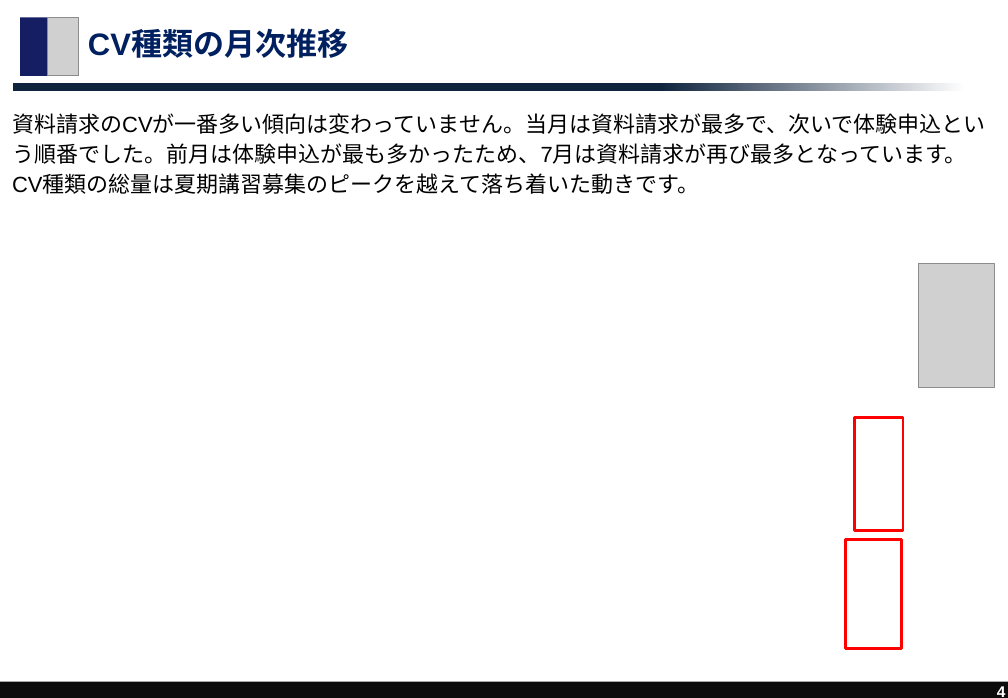
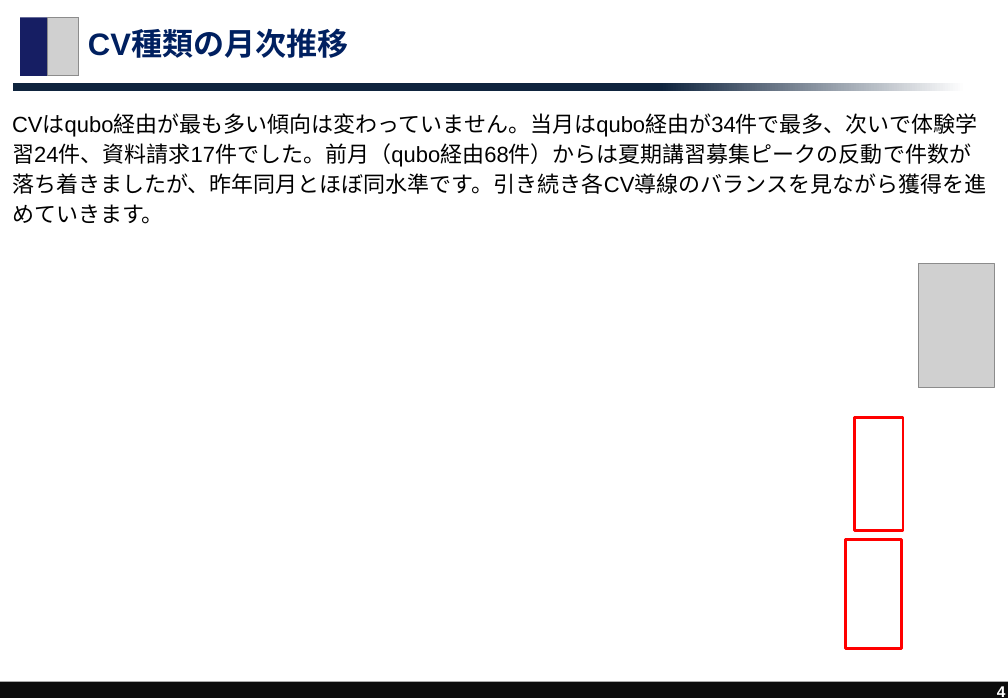
Before and after one commit to spenda-agency/w02chuman_report, a slide deck: slide 4 of A2/2607A2.広報室様_有料広告報告書.pptx. Drawn at 1008x698 pixels with LibreOffice and Linux fonts; fonts in the diff are those of the drawing; grey boxes stand for pictures. Boxes give left, top, right and bottom in pixels: in the first picture for what was removed or moved away, otherwise in the second. Text is boxed around its words. In the diff, an @@ line names an element or a change of style, - is before the commit and + after.

```diff
--- a/A2/2607A2.広報室様_有料広告報告書.pptx
+++ b/A2/2607A2.広報室様_有料広告報告書.pptx
@@ text at [12,114,986,224]: text changed @@
-資料請求のCVが一番多い傾向は変わっていません。当月は資料請求が最多で、次いで体験申込という順番でした。前月は体験申込が最も多かったため、7月は資料請求が再び最多となっています。CV種類の総量は夏期講習募集のピークを越えて落ち着いた動きです。
+CVはqubo経由が最も多い傾向は変わっていません。当月はqubo経由が34件で最多、次いで体験学習24件、資料請求17件でした。前月（qubo経由68件）からは夏期講習募集ピークの反動で件数が落ち着きましたが、昨年同月とほぼ同水準です。引き続き各CV導線のバランスを見ながら獲得を進めていきます。
```
Also in this commit, not shown: 1 other slide changed, 2 other files.
